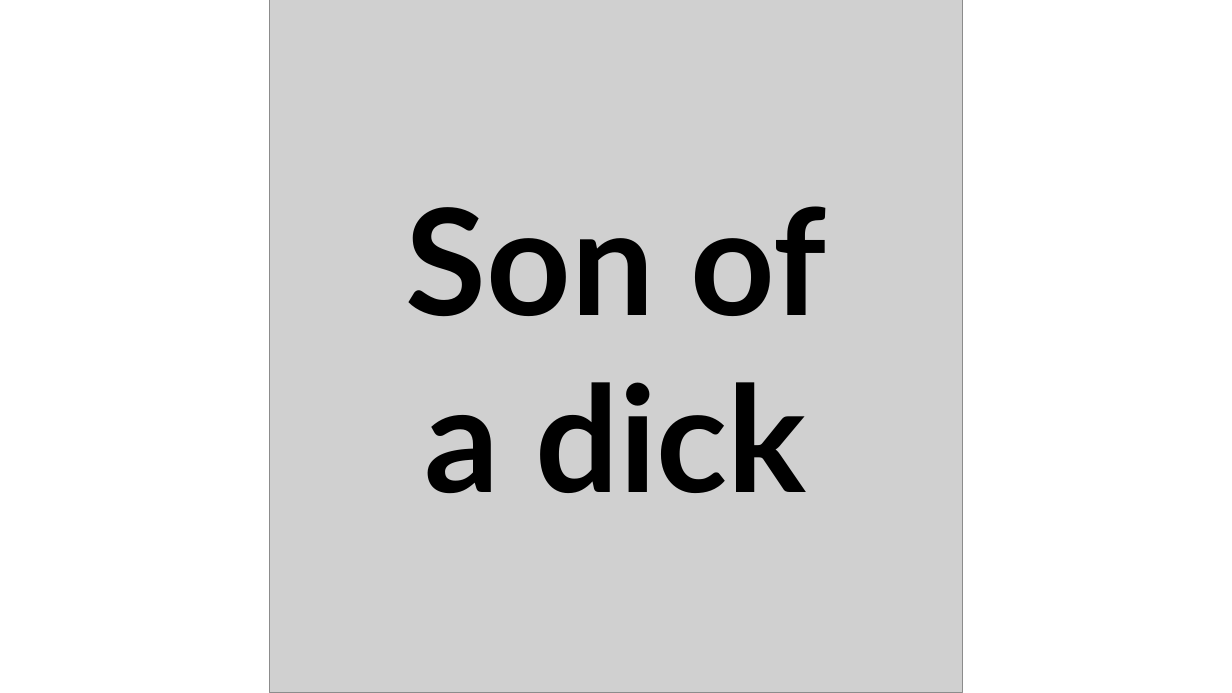
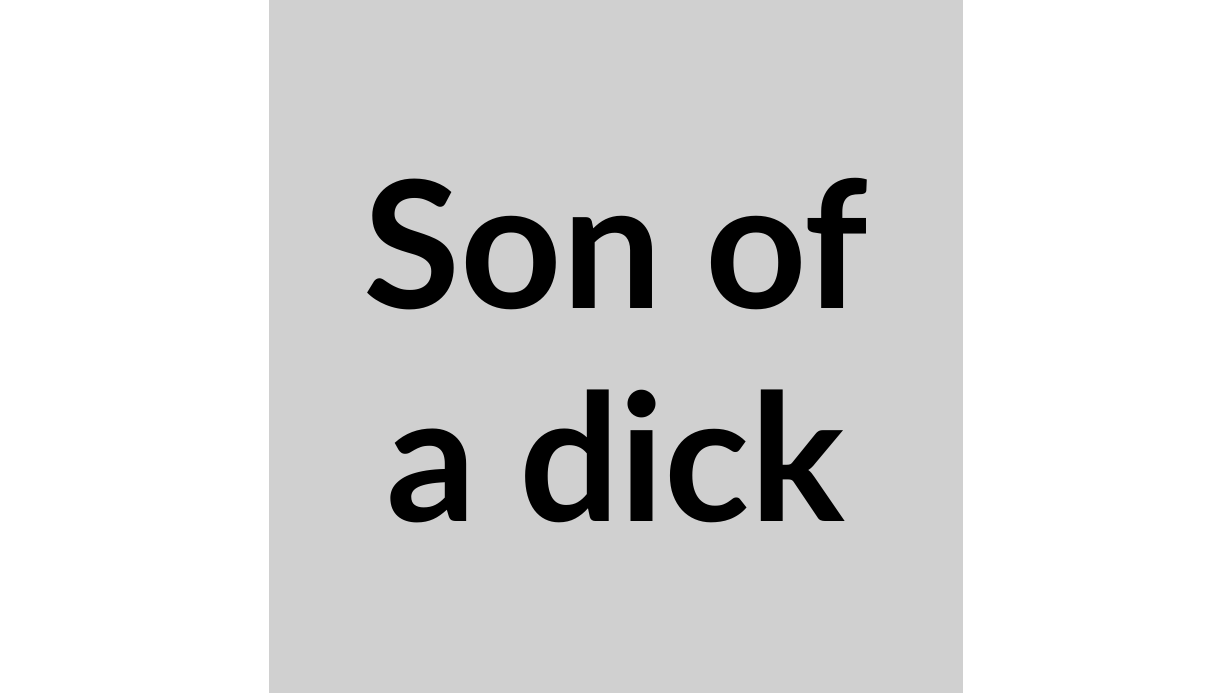
Before and after one commit to TomerRonen34/ton_soundboard, a slide deck: slide 12 of ton_soundboard/static/editing buttons.pptx. Drawn at 1232x693 pixels with LibreOffice and Linux fonts; fonts in the diff are those of the drawing; grey boxes stand for pictures. Boxes give left, top, right and bottom in pixels: in the first picture for what was removed or moved away, otherwise in the second. Text is boxed around its words. In the diff, an @@ line names an element or a change of style, - is before the commit and + after.

```diff
--- a/ton_soundboard/static/editing buttons.pptx
+++ b/ton_soundboard/static/editing buttons.pptx
@@ text "Son of a dick": place and size @@
-text "Son of a dick" at box(406, 206, 826, 493)
+text "Son of a dick" at box(364, 177, 868, 523)
@@ text "Son of a dick" at box(364, 177, 868, 523): size 115 to 138 pt @@
```
Also in this commit, not shown: 8 other slides changed, 1 slide added, 1 slide removed, 14 other files.
